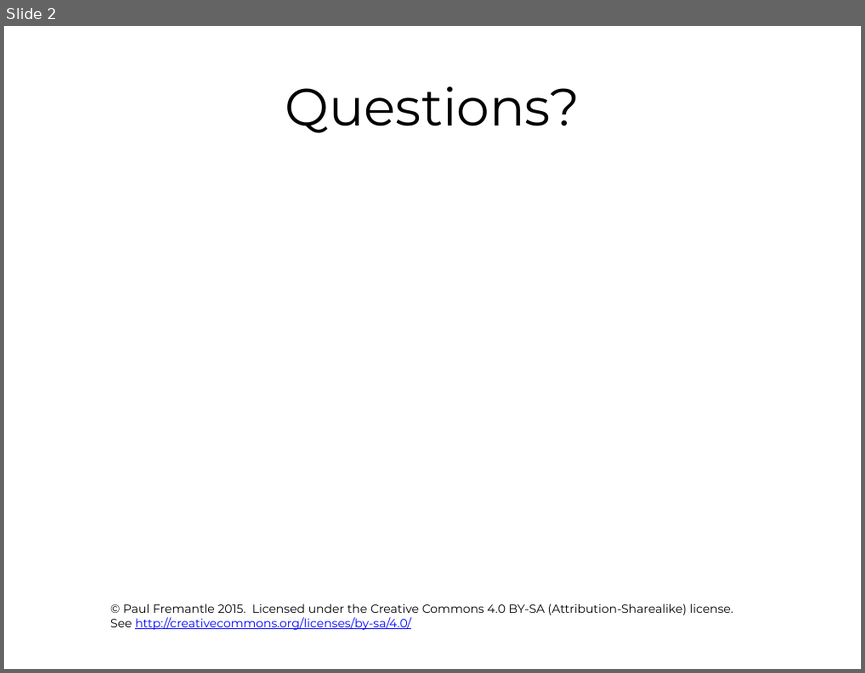
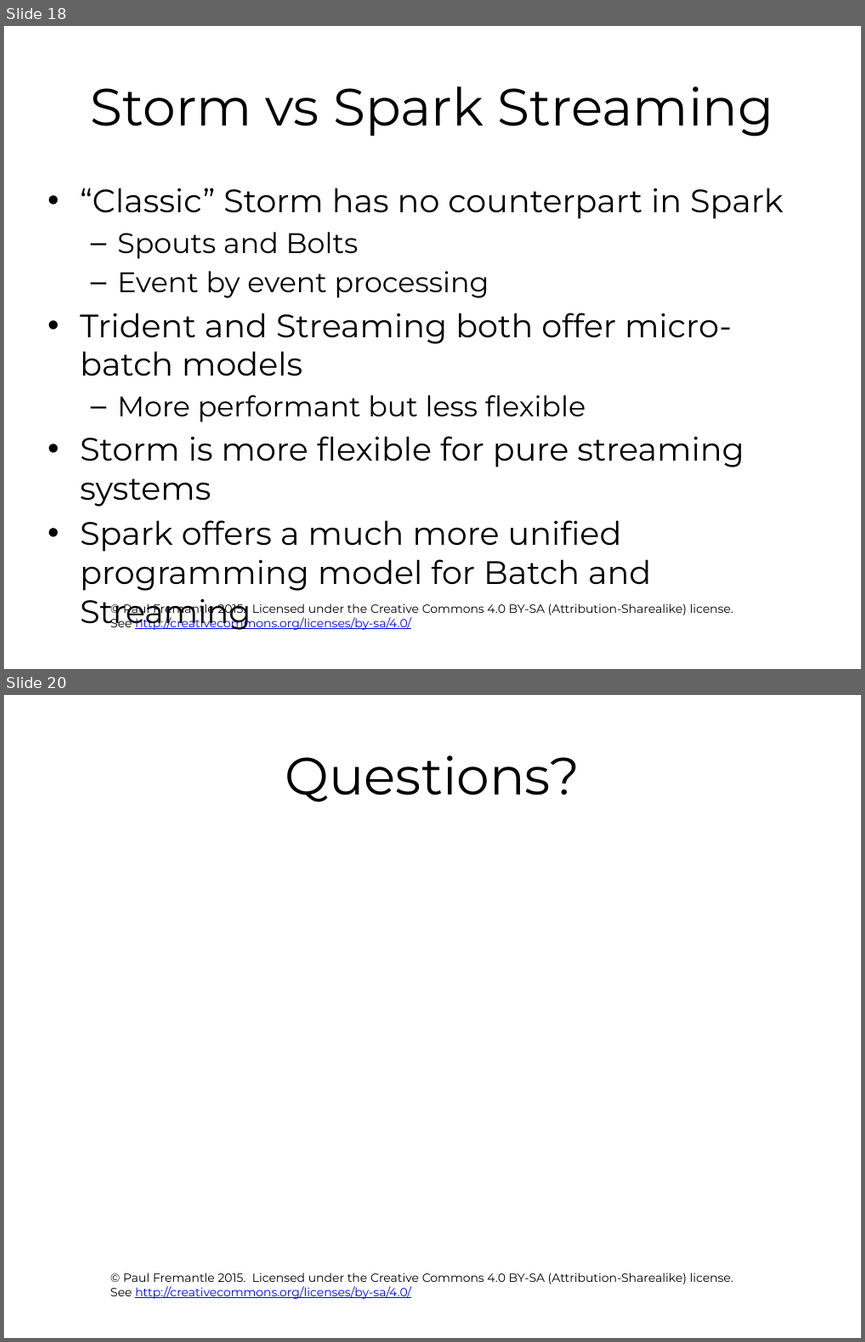
Before and after one commit to pzfreo/ox-clo, a slide deck: pres-source/11-realtime-bigdata.pptx. Shown one above the other, each under a label of ours: slide 2 before the commit, slides 18 and 20 after it; the slides between them are not shown. The pictures are 865x673 and 865x1342 pixels, drawn with LibreOffice and Linux fonts; fonts in the diff are those of the drawing; background and template pictures are left out. Boxes give left, top, right and bottom in pixels: in the first picture for what was removed or moved away, otherwise in the second. Text is boxed around its words. In the diff, an @@ line names an element or a change of style, - is before the commit and + after.

```diff
--- a/pres-source/11-realtime-bigdata.pptx
+++ b/pres-source/11-realtime-bigdata.pptx
@@ slide 18 added at [4,26,861,669], background #FFFFFF; not listed: 1 template element that a slide beside it also shows @@
@@ title added at [91,86,773,136], 44 pt, text #000000 @@
+Storm vs Spark Streaming
@@ text added at [80,188,783,590], 27.2 pt, text #000000 @@
+• “Classic” Storm has no counterpart in Spark
+  – Spouts and Bolts
+  – Event by event processing
+• Trident and Streaming both offer micro-batch models
+  – More performant but less flexible
+• Storm is more flexible for pure streaming systems
+• Spark offers a much more unified programming model for Batch and Streaming
@@ what was slide 2 is now slide 20 @@
```
Also in this commit, not shown: 17 other slides added.
